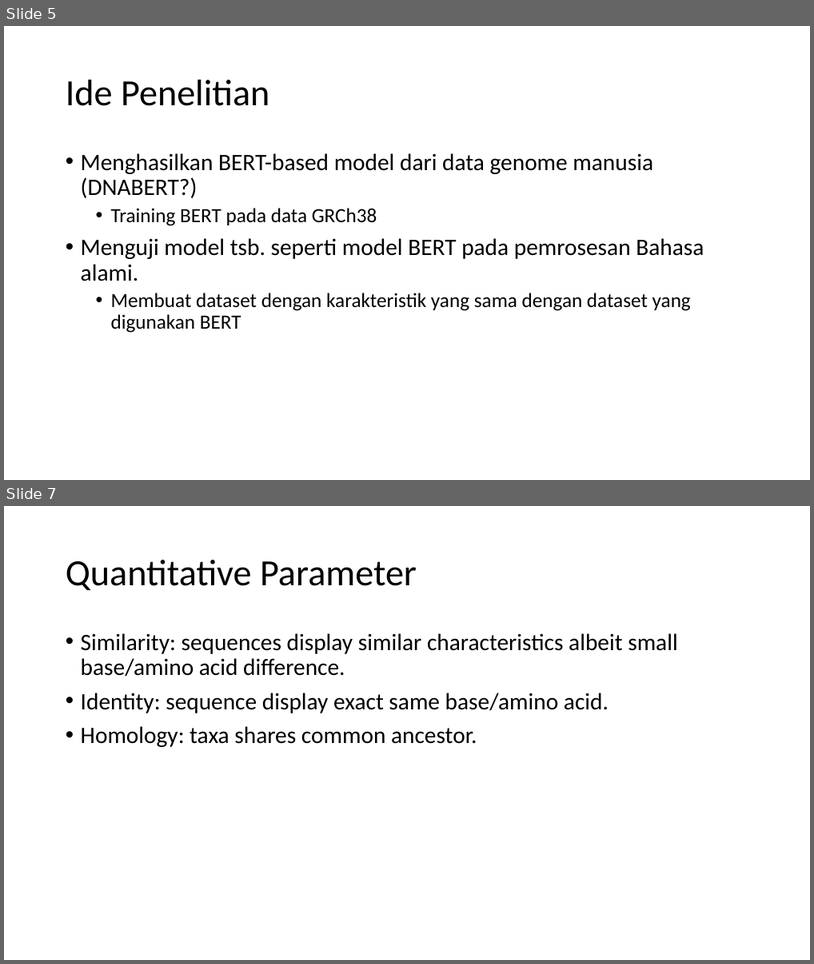
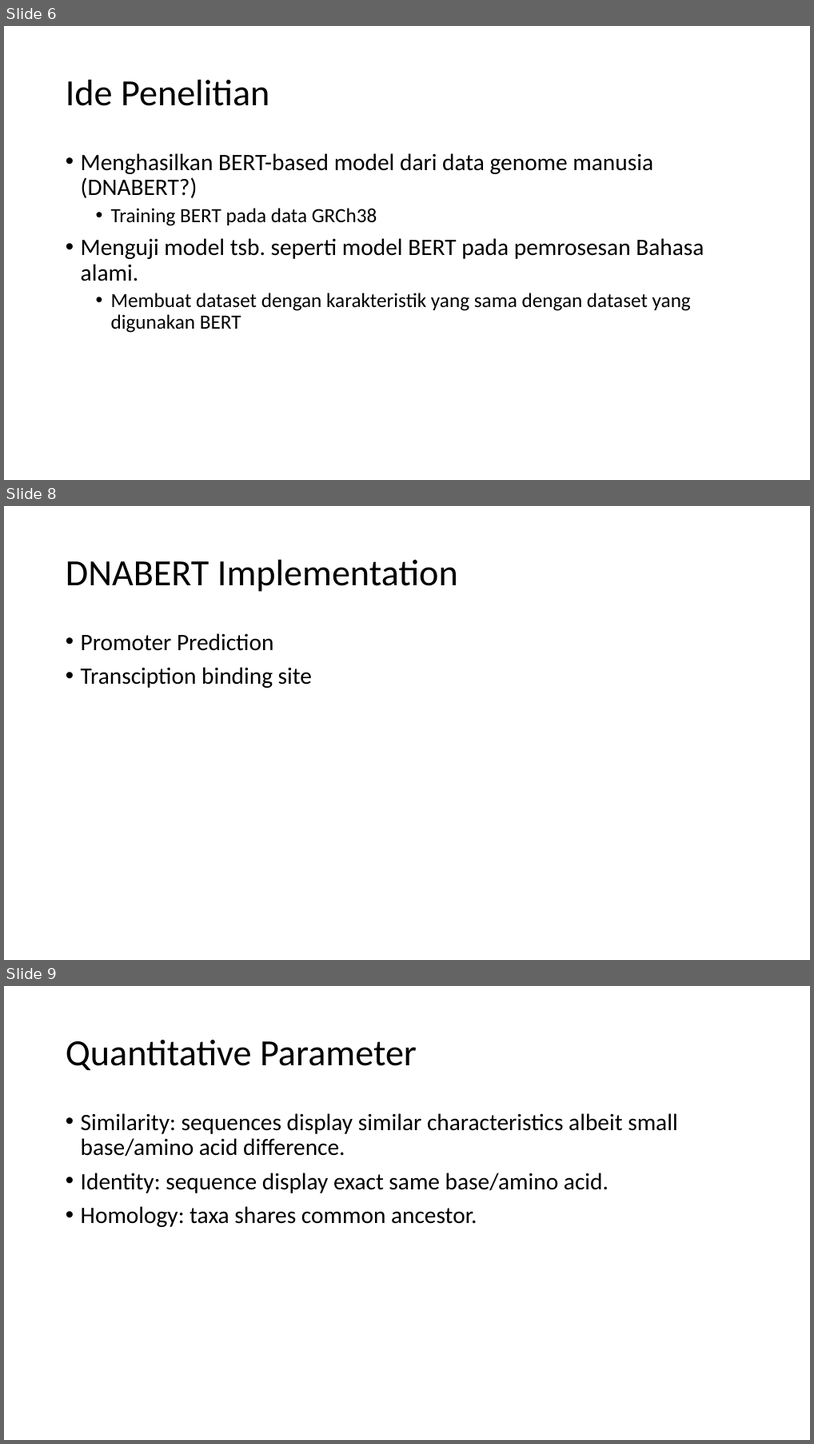
Before and after one commit to anwari32/sequence-processing, a slide deck: docs/Sequence Processing.pptx. Shown one above the other, each under a label of ours: slides 5 and 7 before the commit, slides 6, 8 and 9 after it; the slides between them are not shown. The pictures are 814x964 and 814x1444 pixels, drawn with LibreOffice and Linux fonts; fonts in the diff are those of the drawing. Boxes give left, top, right and bottom in pixels: in the first picture for what was removed or moved away, otherwise in the second. Text is boxed around its words. In the diff, an @@ line names an element or a change of style, - is before the commit and + after.

```diff
--- a/docs/Sequence Processing.pptx
+++ b/docs/Sequence Processing.pptx
@@ slide 8 added at [4,506,810,960], background #FFFFFF @@
@@ title added at [66,560,458,592], 44 pt, text #000000 @@
+DNABERT Implementation
@@ text added at [81,633,312,688], 28 pt, text #000000 @@
+• Promoter Prediction
+• Transciption binding site
@@ what was slide 5 is now slide 6 @@
@@ what was slide 7 is now slide 9 @@
```
Also in this commit, not shown: 3 slides changed, 29 other files.
